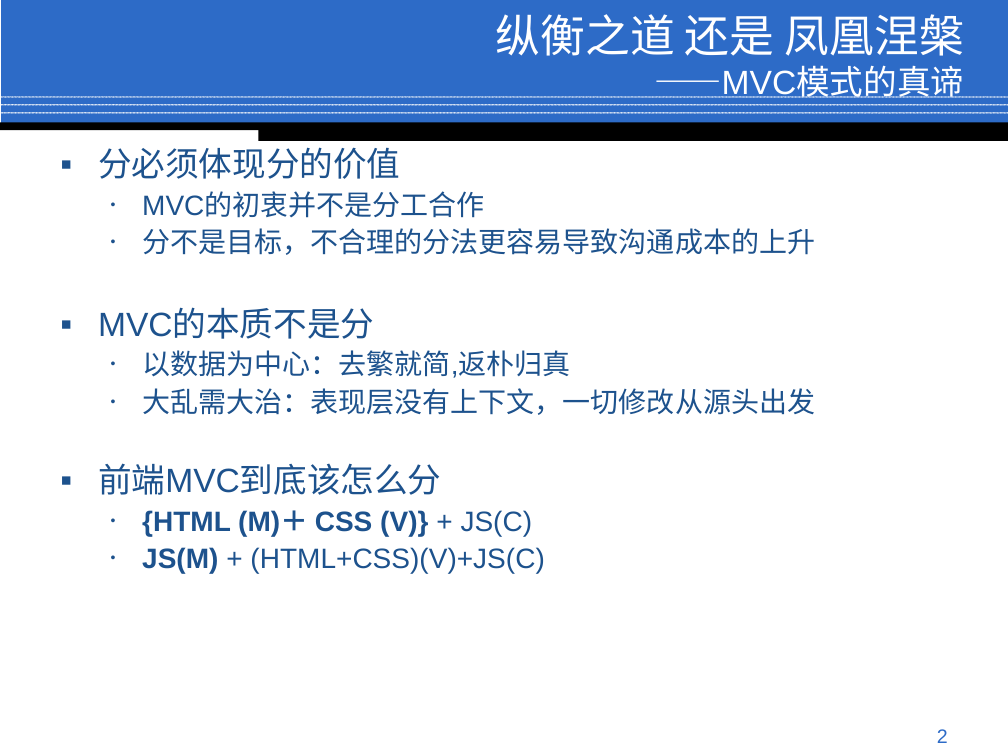
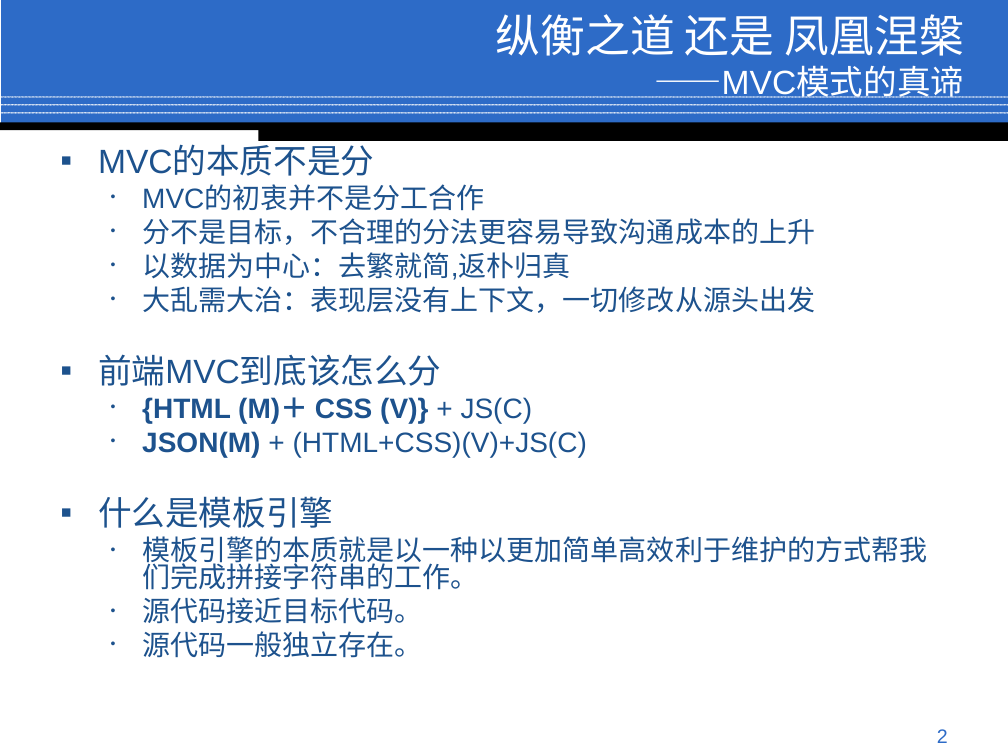
Before and after one commit to jindw/lite, a slide deck: slide 2 of trunk/Lite/web/doc/Preview.ppt. Drawn at 1008x756 pixels with LibreOffice and Linux fonts; fonts in the diff are those of the drawing; background and template pictures are left out. Boxes give left, top, right and bottom in pixels: in the first picture for what was removed or moved away, otherwise in the second. Text is boxed around its words. In the diff, an @@ line names an element or a change of style, - is before the commit and + after.

Commit message:
更新了一下文档

```diff
--- a/trunk/Lite/web/doc/Preview.ppt
+++ b/trunk/Lite/web/doc/Preview.ppt
@@ text at (98,146,374,176): text changed @@
-▪ 分必须体现分的价值
+▪ MVC的本质不是分
@@ text at (98,186,815,423): line spacing 0.9 to 0.8 @@
@@ text at (98,309,374,339): paragraph removed @@
-▪ MVC的本质不是分
@@ text at (98,431,927,658): text changed @@
-  • JS(M) + (HTML+CSS)(V)+JS(C)
+  • JSON(M) + (HTML+CSS)(V)+JS(C)
+▪ 什么是模板引擎
+  • 模板引擎的本质就是以一种以更加简单高效利于维护的方式帮我们完成拼接字符串的工作。
+  • 源代码接近目标代码。
+  • 源代码一般独立存在。
```
Also in this commit, not shown: 8 other slides changed.
